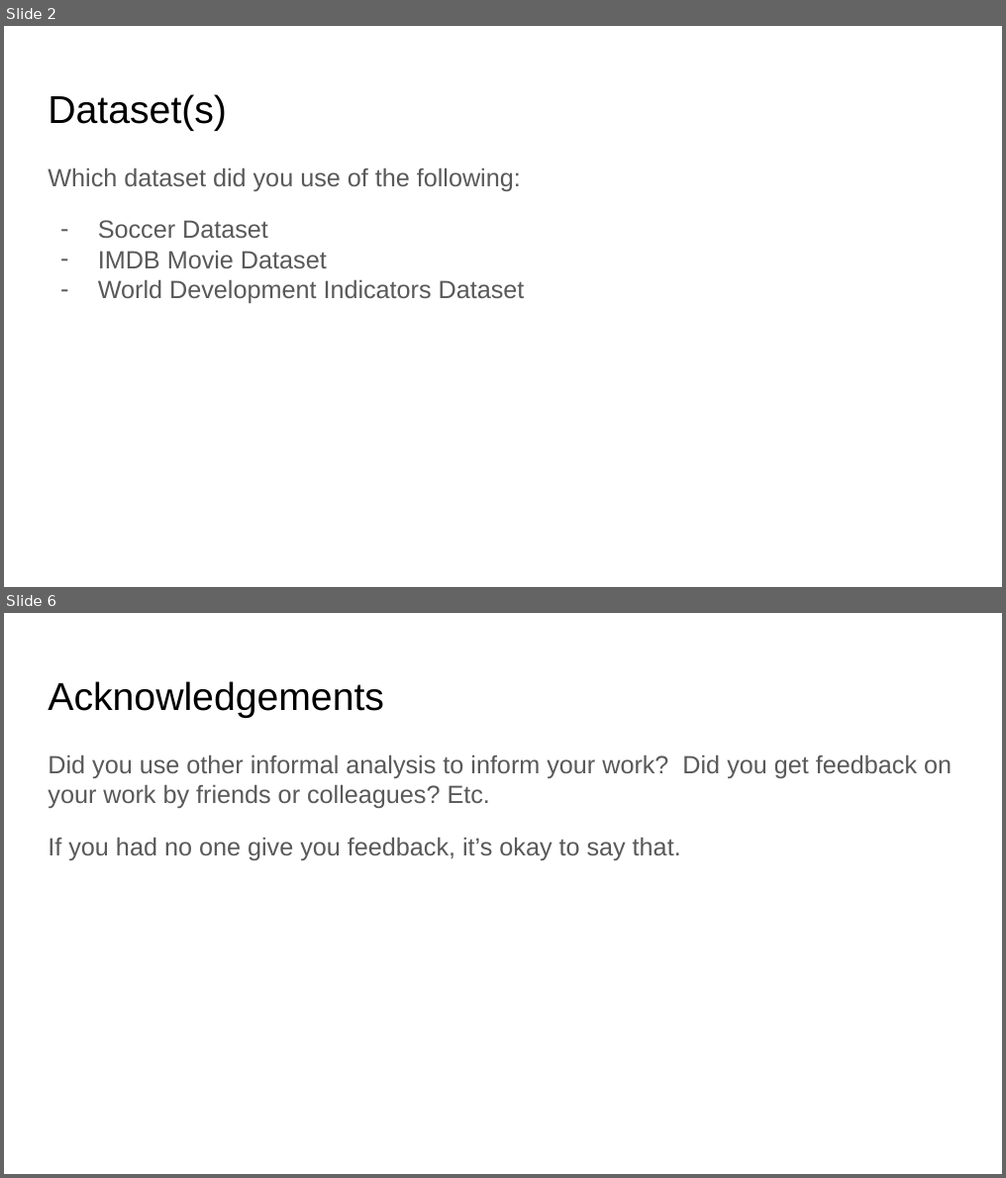
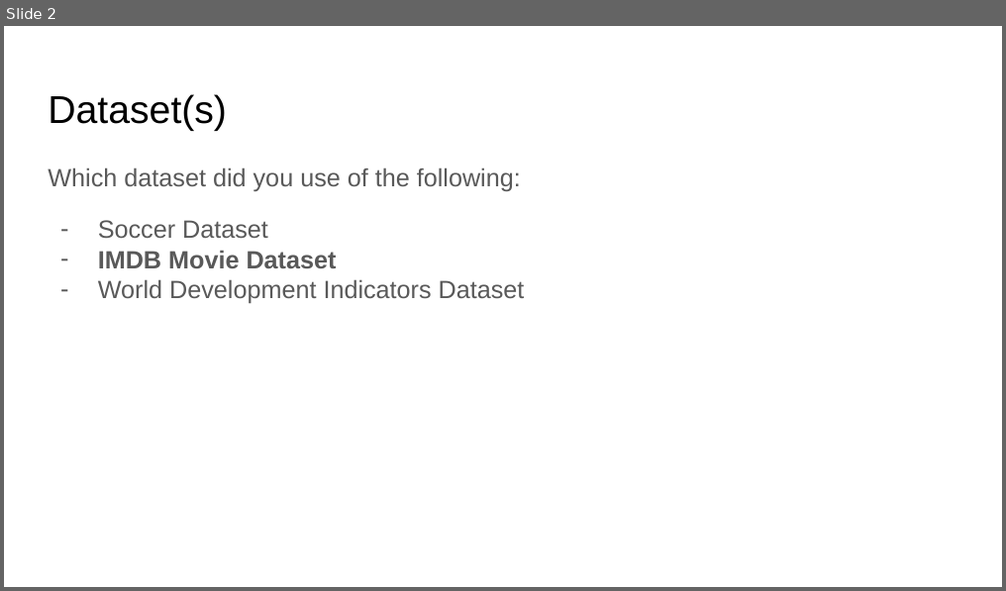
Before and after one commit to sgrosu/sandiego, a slide deck: DSE 200X_ Mini Project Presentation Template.odp. Shown one above the other, each under a label of ours: slides 2 and 6 before the commit, slide 2 after it; the slides between them are not shown. The pictures are 1006x1178 and 1006x591 pixels, drawn with LibreOffice and Linux fonts; fonts in the diff are those of the drawing. Boxes give left, top, right and bottom in pixels: in the first picture for what was removed or moved away, otherwise in the second. Text is boxed around its words. In the diff, an @@ line names an element or a change of style, - is before the commit and + after.

```diff
--- a/DSE 200X_ Mini Project Presentation Template.odp
+++ b/DSE 200X_ Mini Project Presentation Template.odp
@@ slide 6 removed at [4, 613, 1002, 1174], background #FFFFFF @@
@@ title removed at [48, 681, 384, 718] @@
-Acknowledgements
@@ text removed at [48, 755, 951, 861] @@
-Did you use other informal analysis to inform your work? Did you get feedback on your work by friends or colleagues? Etc.
-If you had no one give you feedback, it’s okay to say that.
@@ slide 2 changed as well @@
@@ text at [98, 250, 337, 269]: bold on in "IMDB Movie Dataset" @@
```
Also in this commit, not shown: 3 other slides changed, 3 slides added, 2 other slides removed, 4 other files.
